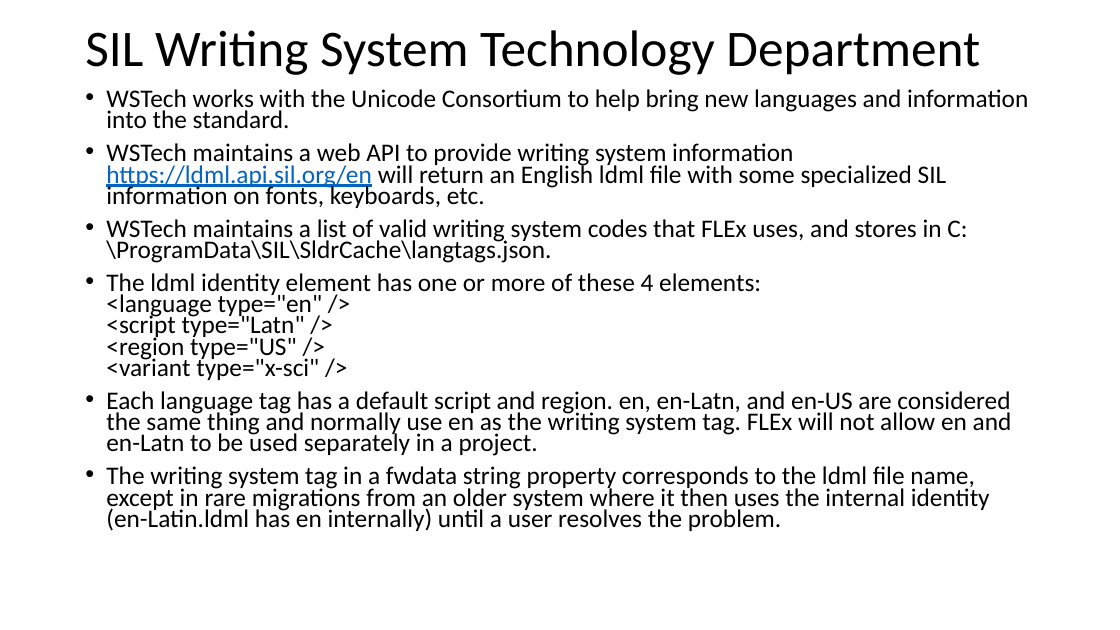
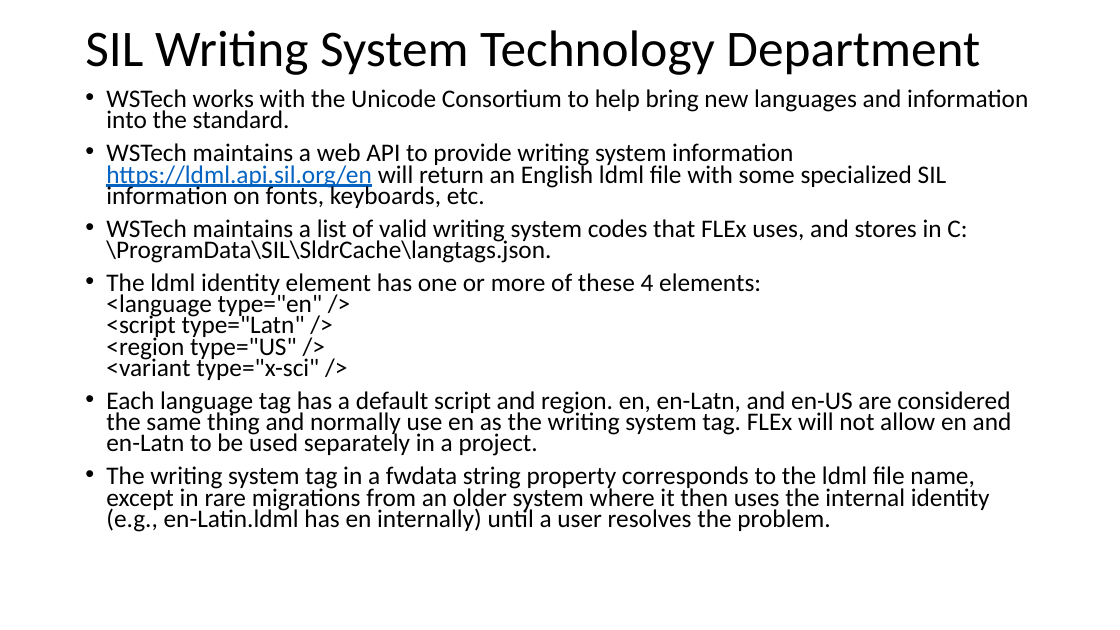
Before and after one commit to sillsdev/FwDocumentation, a slide deck: slide 8 of HelpResourcesSources/TechnicalNotes/FLEx 9.1 Conceptual Model-basic concepts and resources.pptx. Drawn at 1120x630 pixels with LibreOffice and Linux fonts; fonts in the diff are those of the drawing. Boxes give left, top, right and bottom in pixels: in the first picture for what was removed or moved away, otherwise in the second. Text is boxed around its words. In the diff, an @@ line names an element or a change of style, - is before the commit and + after.

```diff
--- a/HelpResourcesSources/TechnicalNotes/FLEx 9.1 Conceptual Model-basic concepts and resources.pptx
+++ b/HelpResourcesSources/TechnicalNotes/FLEx 9.1 Conceptual Model-basic concepts and resources.pptx
@@ text at <box>106,466,990,532</box>: text changed @@
-• The writing system tag in a fwdata string property corresponds to the ldml file name, except in rare migrations from an older system where it then uses the internal identity (en-Latin.ldml has en internally) until a user resolves the problem.
+• The writing system tag in a fwdata string property corresponds to the ldml file name, except in rare migrations from an older system where it then uses the internal identity (e.g., en-Latin.ldml has en internally) until a user resolves the problem.
```
Also in this commit, not shown: 23 other slides changed, 1 slide added, 3 other files.
